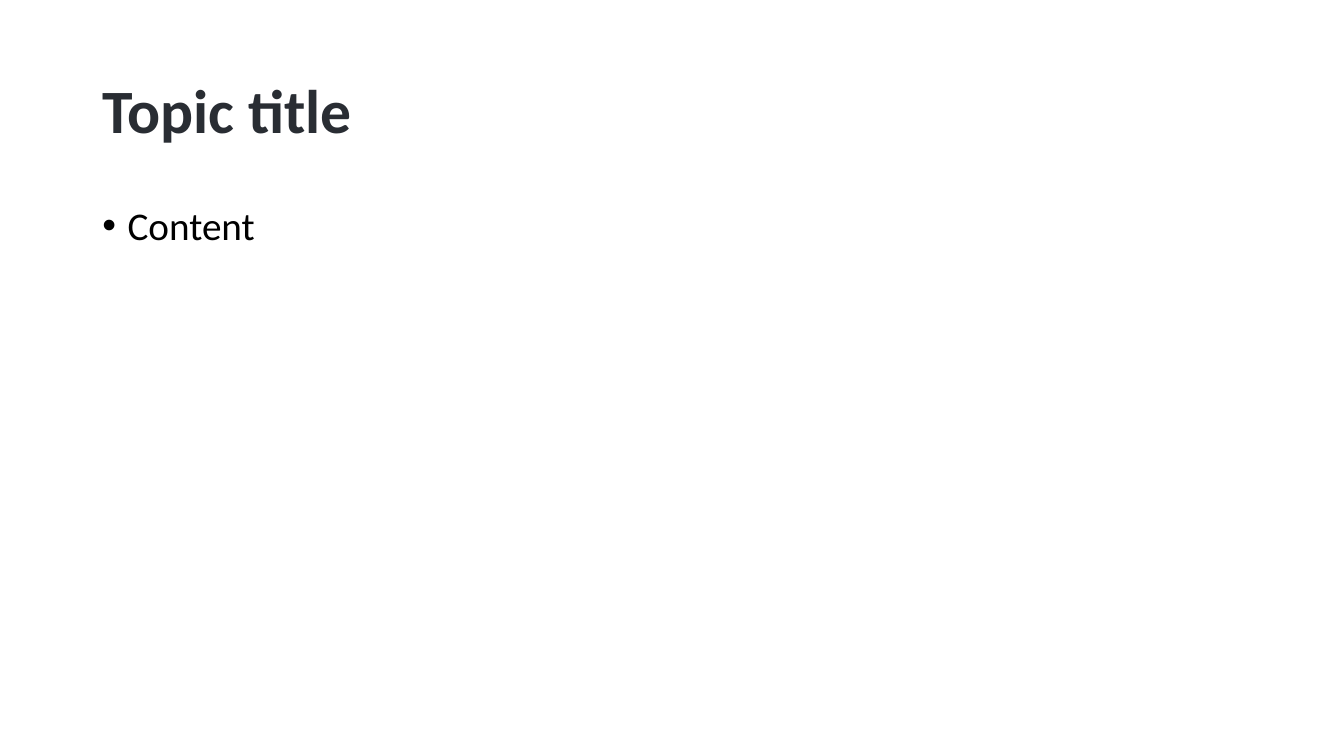
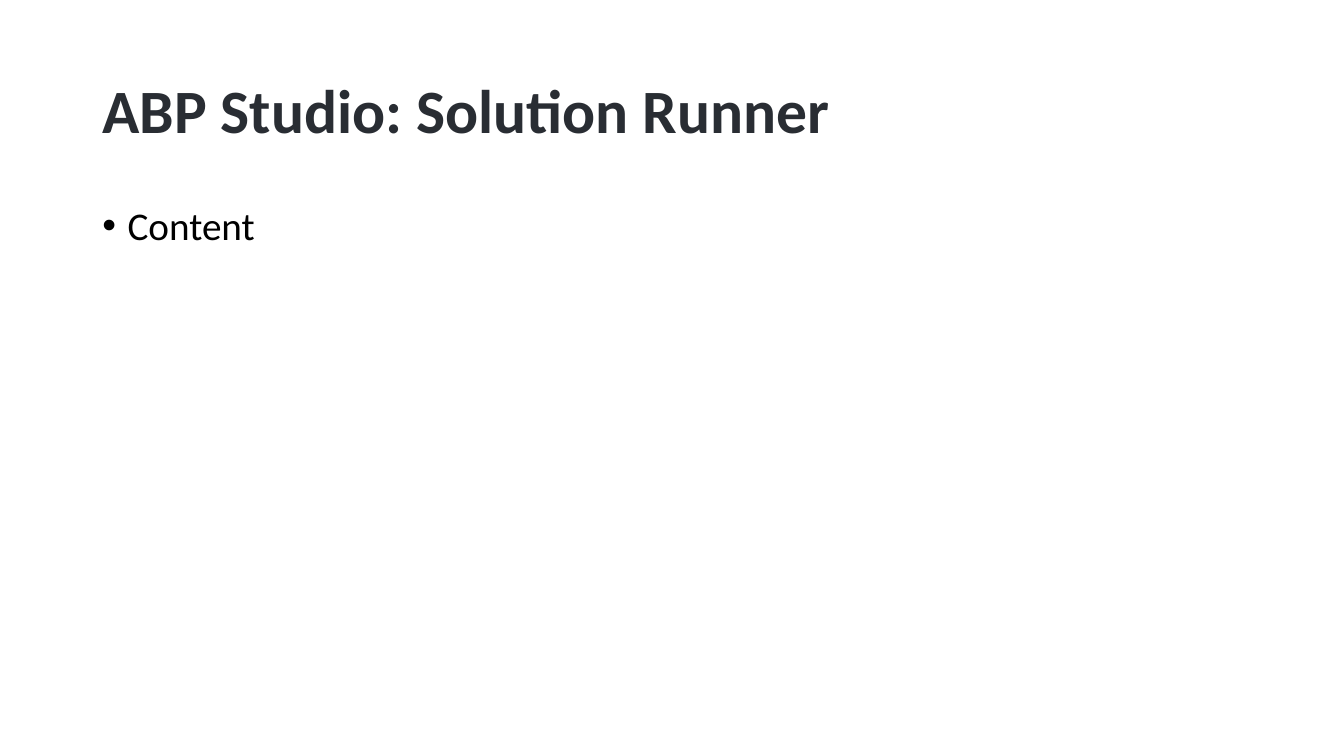
Before and after one commit to hikalkan/presentations, a slide deck: slide 15 of 2023-05-10 ABP Conf 2023 Developing with Kubernetes/Developing with Kubernetes.pptx (slide 13 before the commit). Drawn at 1344x756 pixels with LibreOffice and Linux fonts; fonts in the diff are those of the drawing; background and template pictures are left out. Boxes give left, top, right and bottom in pixels: in the first picture for what was removed or moved away, otherwise in the second. Text is boxed around its words. In the diff, an @@ line names an element or a change of style, - is before the commit and + after.

```diff
--- a/2023-05-10 ABP Conf 2023 Developing with Kubernetes/Developing with Kubernetes.pptx
+++ b/2023-05-10 ABP Conf 2023 Developing with Kubernetes/Developing with Kubernetes.pptx
@@ title at [102, 89, 829, 134]: text changed @@
-Topic title
+ABP Studio: Solution Runner
```
Also in this commit, not shown: 5 other slides changed, 4 slides added, 2 slides removed.
